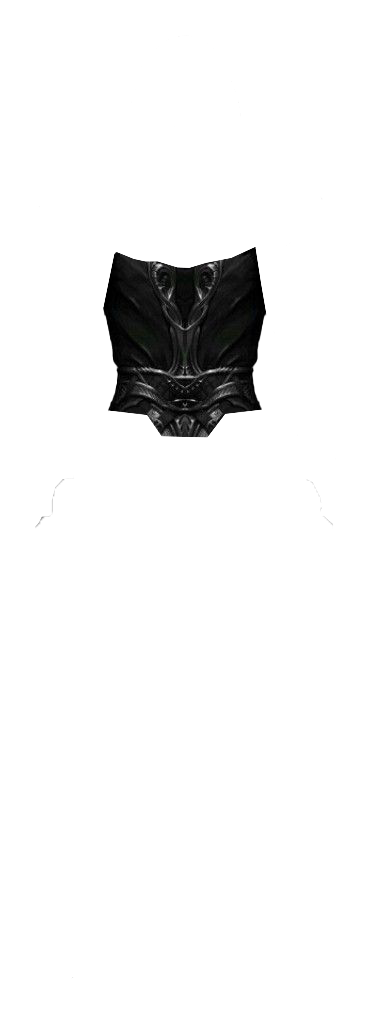
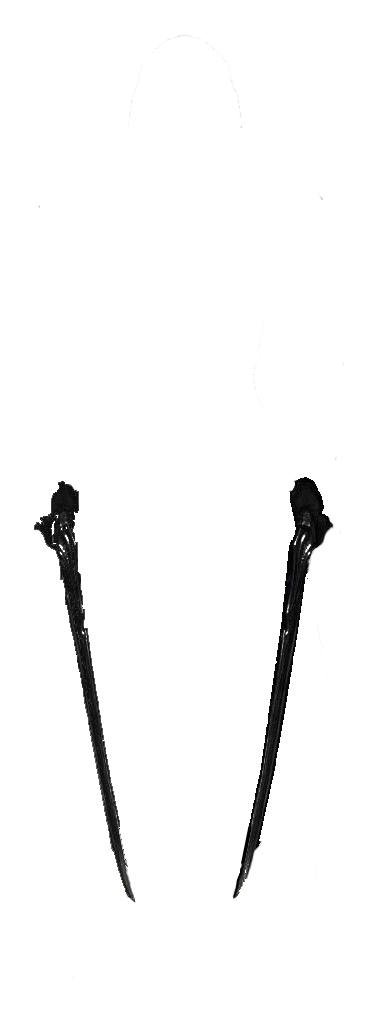
Revision of a layered 369px x 1024px image; what changed, layer by layer:
hid "Layer 11" over box(35, 35, 336, 979)
added layer "<<<>>>. vonal" above "Layer 1" over box(33, 477, 334, 903)
showed "Layer 1", painted on it over box(33, 35, 344, 979)
